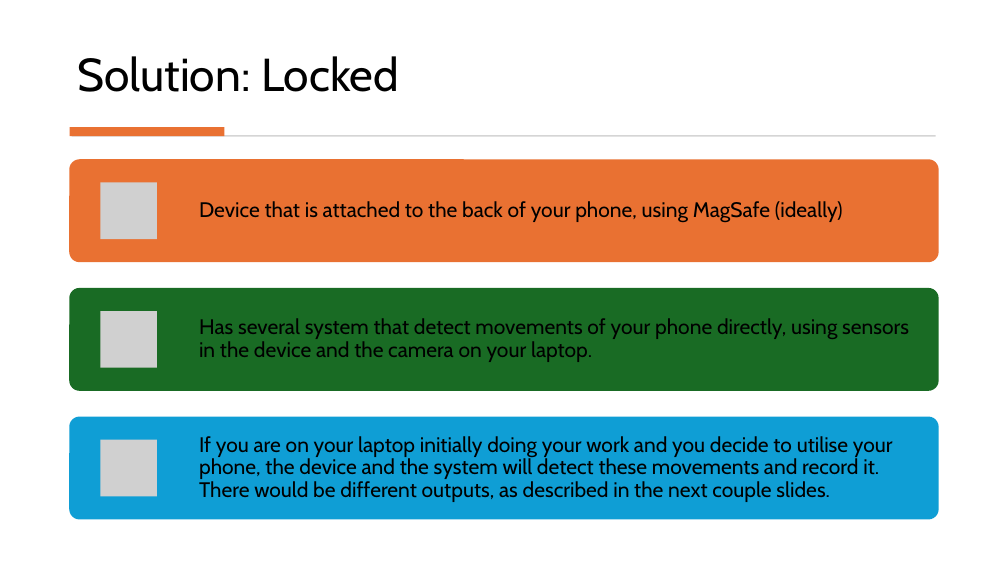
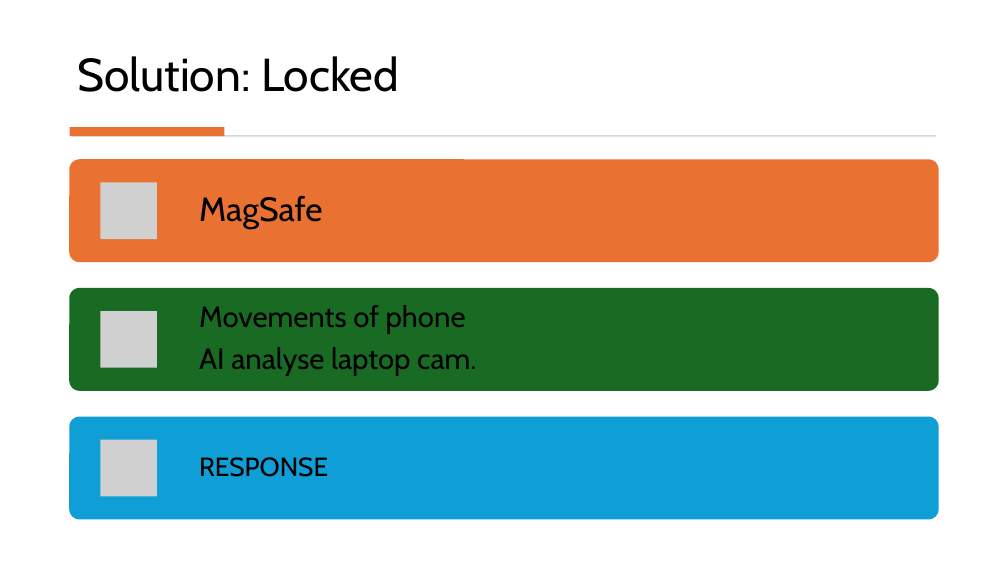
Before and after one commit to steven-szk/DoomScollers, a slide deck: slide 4 of Locked Hackathon.pptx (slide 3 before the commit). Drawn at 1008x567 pixels with LibreOffice and Linux fonts; fonts in the diff are those of the drawing; grey boxes stand for pictures. Boxes give left, top, right and bottom in pixels: in the first picture for what was removed or moved away, otherwise in the second. Text is boxed around its words. In the diff, an @@ line names an element or a change of style, - is before the commit and + after.

```diff
--- a/Locked Hackathon.pptx
+++ b/Locked Hackathon.pptx
@@ text at (199, 195, 323, 229): text changed; size 20 to 32 pt @@
-Device that is attached to the back of your phone, using MagSafe (ideally)
+MagSafe
@@ text at (199, 305, 476, 376): text changed; size 20 to 28 pt @@
-Has several system that detect movements of your phone directly, using sensors in the device and the camera on your laptop.
+Movements of phone
+AI analyse laptop cam.
@@ text at (199, 457, 328, 477): text changed; size 20 to 25 pt @@
-If you are on your laptop initially doing your work and you decide to utilise your phone, the device and the system will detect these movements and record it. There would be different outputs, as described in the next couple slides.
+RESPONSE
```
Also in this commit, not shown: 3 other slides changed, 4 slides added, 1 slide removed.
